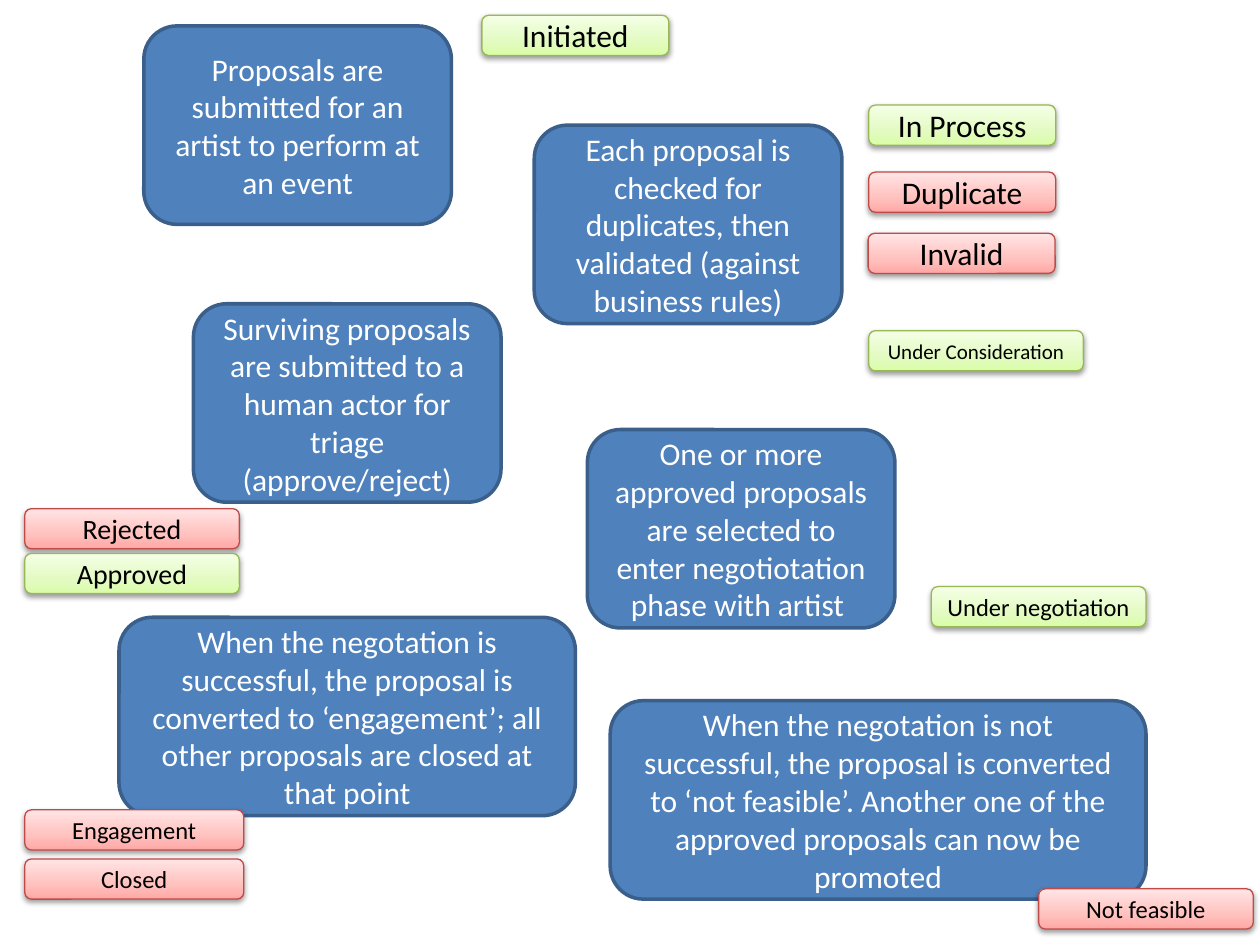
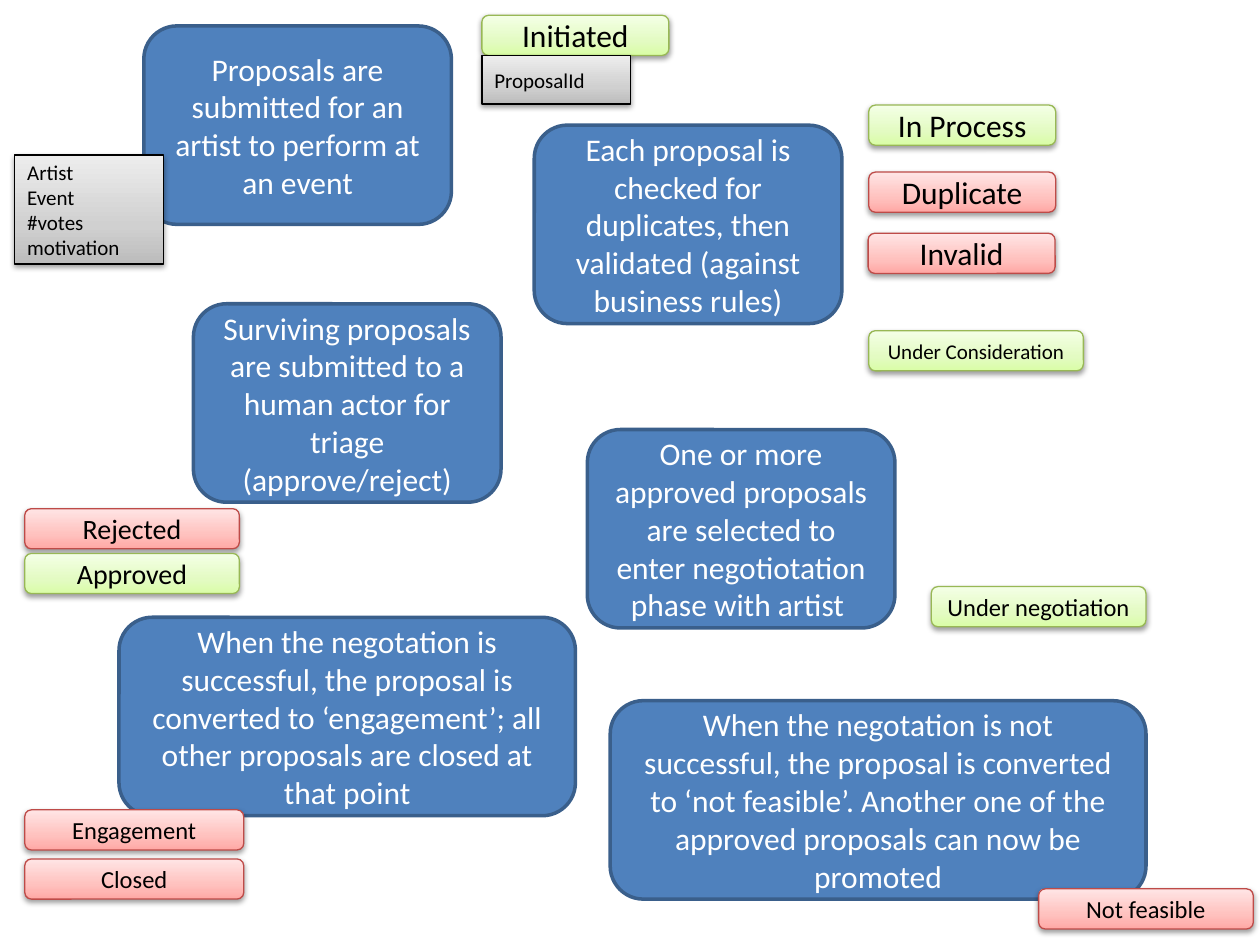
Before and after one commit to lucasjellema/insight-demo-valencia, a slide deck: slide 1 of ofmw-forum2016-insight-valencia-demo.pptx. Drawn at 1260x945 pixels with LibreOffice and Linux fonts; fonts in the diff are those of the drawing. Boxes give left, top, right and bottom in pixels: in the first picture for what was removed or moved away, otherwise in the second. Text is boxed around its words. In the diff, an @@ line names an element or a change of style, - is before the commit and + after.

Commit message:
Added input parameters in first slide

```diff
--- a/ofmw-forum2016-insight-valencia-demo.pptx
+++ b/ofmw-forum2016-insight-valencia-demo.pptx
@@ rectangle added at [481,55,630,103], fill gradient #BDBDBD to #D1D1D1 to #EEEEEE, outline #000000 0.75 pt, 12 pt, text #000000 @@
+ProposalId
@@ rectangle added at [15,155,164,265], fill gradient #BDBDBD to #D1D1D1 to #EEEEEE, outline #000000 0.75 pt, 12 pt, text #000000 @@
+Artist
+Event
+#votes
+motivation
```
